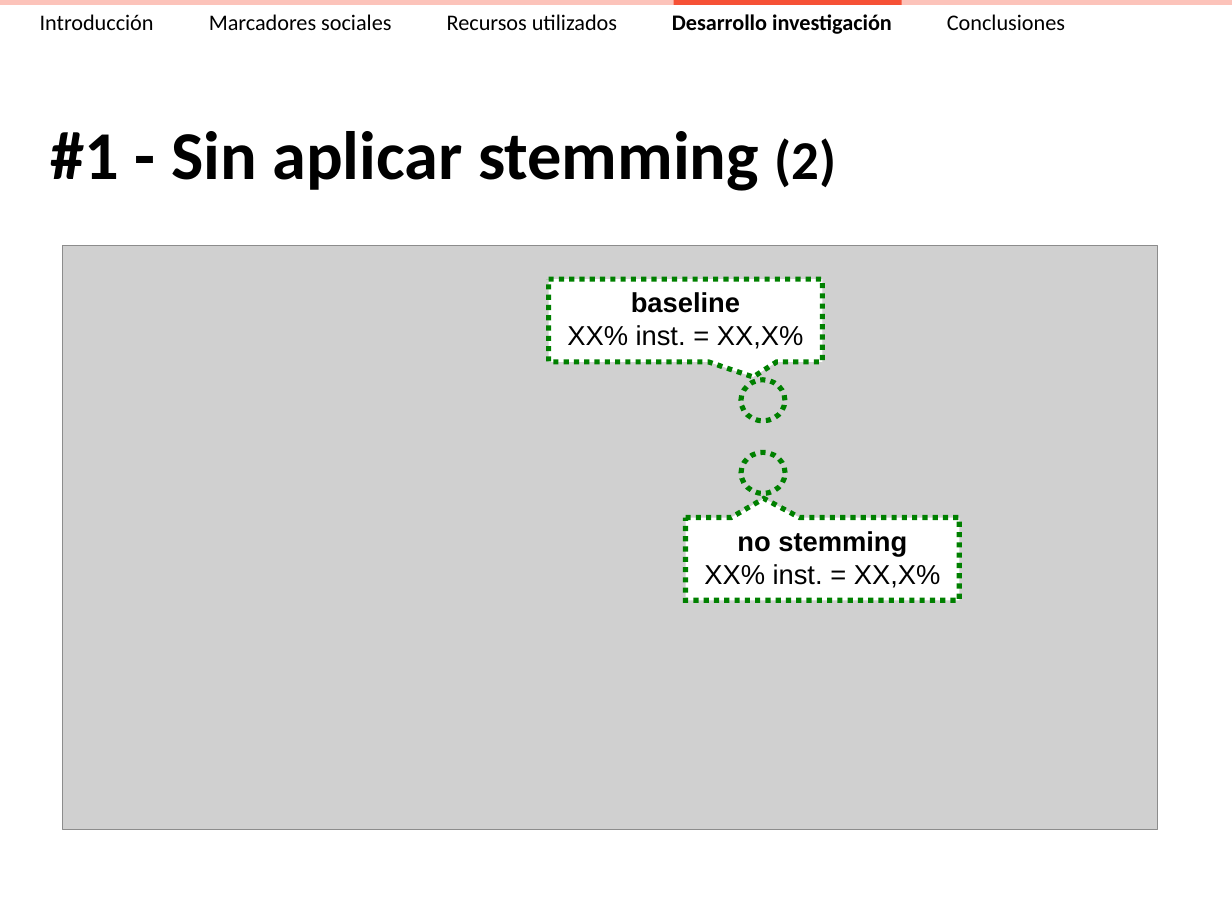
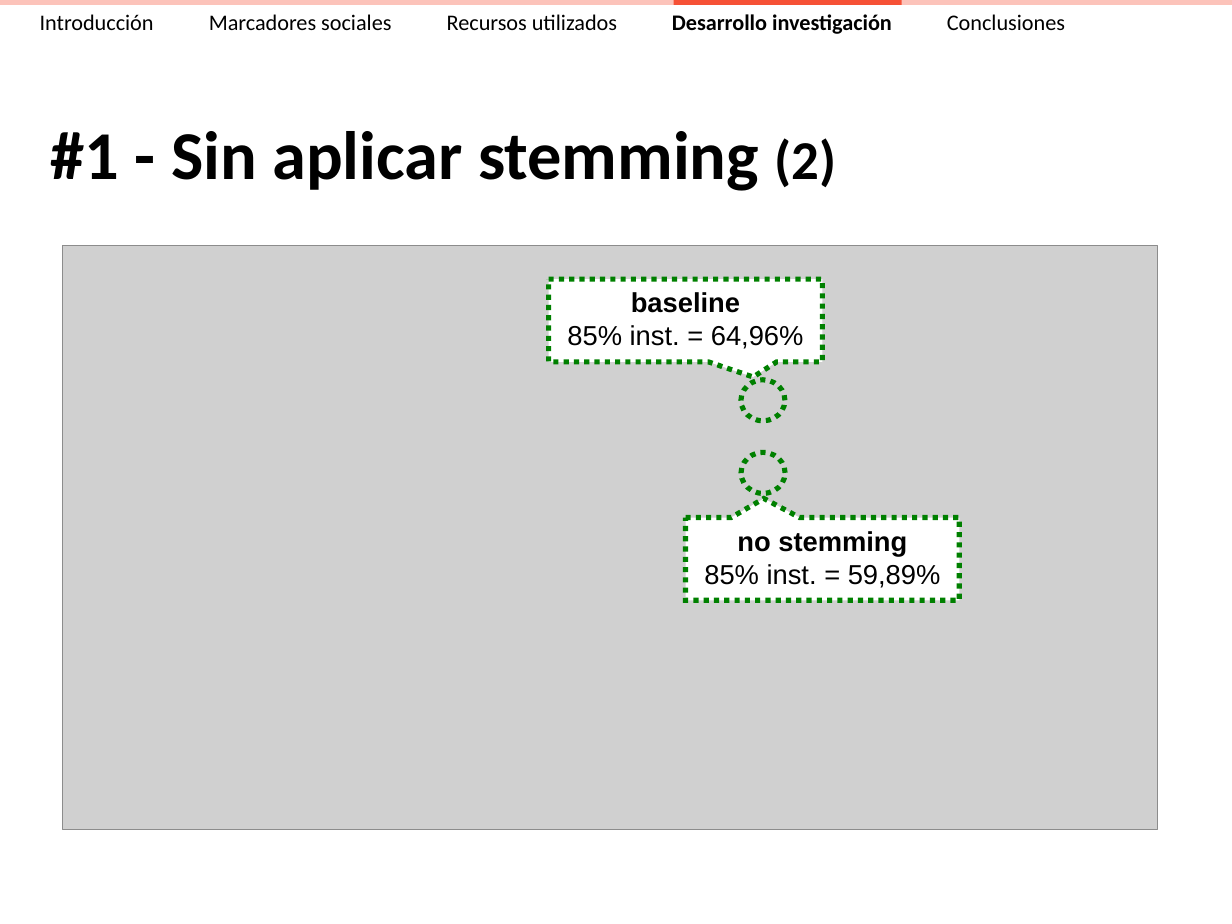
Before and after one commit to ak907kenai/nicotournetesis, a slide deck: slide 32 of docs_trunk/Presentación/Nicolás Tourné - Presentación Tesis (v2.3).ppt. Drawn at 1232x924 pixels with LibreOffice and Linux fonts; fonts in the diff are those of the drawing; grey boxes stand for pictures. Boxes give left, top, right and bottom in pixels: in the first picture for what was removed or moved away, otherwise in the second. Text is boxed around its words. In the diff, an @@ line names an element or a change of style, - is before the commit and + after.

```diff
--- a/docs_trunk/Presentación/Nicolás Tourné - Presentación Tesis (v2.3).ppt
+++ b/docs_trunk/Presentación/Nicolás Tourné - Presentación Tesis (v2.3).ppt
@@ text in speech box at bbox=[567, 292, 804, 349]: text changed @@
-baseline
-XX% inst. = XX,X%
+baseline
+85% inst. = 64,96%
@@ text in speech box at bbox=[704, 531, 941, 588]: text changed @@
-no stemming
-XX% inst. = XX,X%
+no stemming
+85% inst. = 59,89%
```
Also in this commit, not shown: 6 other slides changed.
